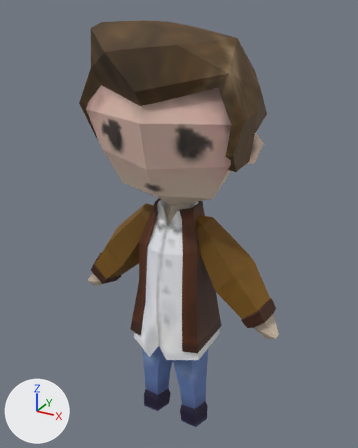
Two versions of the FBX model Assets/Models/character.fbx, one commit apart.
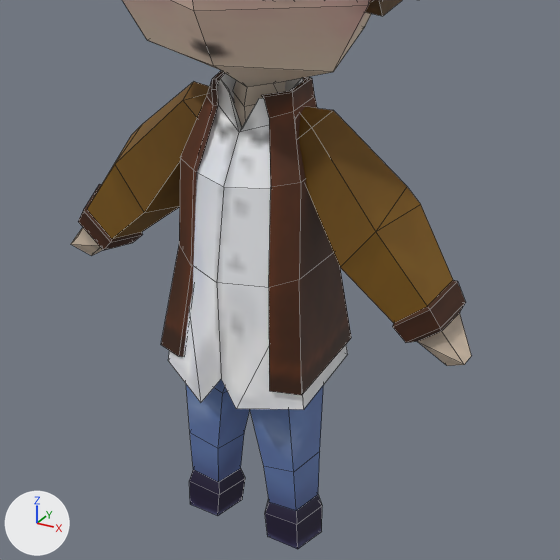
Each version is shown whole from a 50 mm camera at (4.91, -8.68, 9.65) aimed at (0.0, 0.25, 5.19), then close up on the part from 15% to 90% of the width and 37% to 97% of the height. The axes (+X, +Y, +Z) are drawn at lower left. The lights are the same throughout. The close-ups show mesh edges as thin lines.
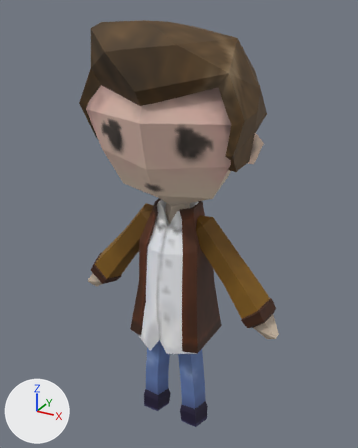
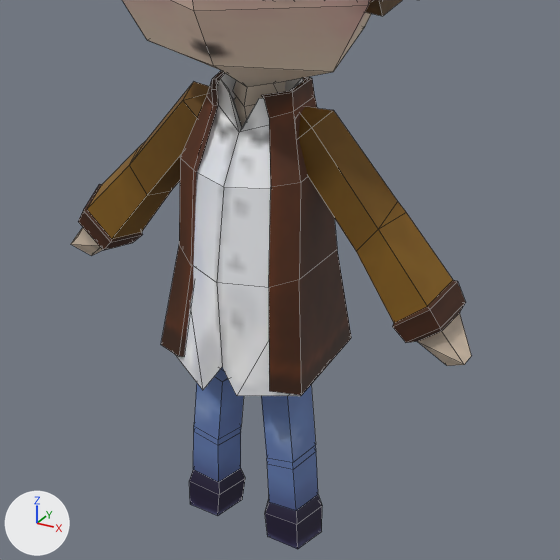
The newer file is also turned or shifted as a whole; pictures and numbers use the older file's frame.

Boxes [x1, y1, x2, y2] around the edits, measured in the close-ups (560 x 560 px; the box of a moved part takes in the faces that stretch with it):
part 1 of me_cylinder_002, moved or reshaped
    both: [234, 93, 255, 127]
part 2 of me_cylinder_002, built on
    before: [168, 266, 348, 511]
    after: [175, 266, 318, 511]
part 3 of me_cylinder_002, moved or reshaped
    before: [87, 82, 197, 239]
    after: [87, 84, 197, 239]
part 4 of me_cylinder_002, moved or reshaped
    both: [299, 111, 453, 323]

What the commit changed:
me_cylinder_002 is used by ob_cylinder_001; location (0.0, 0.0, 0.0).
Verts and faces of me_cylinder_002; kept vertices keep their numbers, new ones are numbered from 344.
Before the commit, vertices of me_cylinder_002: 28 (-0.36, 0.4, 5.04), 29 (0.4, 0.43, 5.04), 30 (0.44, -0.19, 5.04), 31 (-0.32, -0.23, 5.04), 38 (0.06, -0.21, 5.04).
Before the commit, vertices of me_cylinder_002: 166 (-1.31, 0.65, 4.42), 167 (-1.61, 0.28, 4.84) at pixel (142, 124), 168 (-1.55, -0.36, 4.61) at pixel (114, 164), 169 (-1.18, -0.36, 4.1) at pixel (144, 212), 170 (-1.07, 0.24, 3.94).
Before the commit, vertices of me_cylinder_002: 192 (-1.77, 0.28, 4.67) at pixel (131, 134), 193 (-1.48, 0.64, 4.27).
Before the commit, vertices of me_cylinder_002: 203 (1.35, 0.65, 4.42), 204 (1.65, 0.28, 4.84) at pixel (407, 186), 205 (1.59, -0.36, 4.61) at pixel (375, 231), 206 (1.22, -0.36, 4.1) at pixel (340, 267), 207 (1.11, 0.24, 3.94).
Before the commit, vertices of me_cylinder_002: 229 (1.81, 0.28, 4.67) at pixel (420, 204), 230 (1.52, 0.64, 4.27).
me_cylinder_002 had 344 vertices, 327 faces and spanned x -2.51..2.54, y -1.62..1.67, z 0.0..9.42.
me_cylinder_002 now has 364 vertices, 347 faces and spans x -2.51..2.54, y -1.62..1.67, z 0.0..9.42.
Part 1, on me_cylinder_002:
Vertex 28 moves to (-0.18, 0.24, 5.04).
Vertex 29 moves to (0.25, 0.26, 5.04).
Vertex 30 moves to (0.27, -0.09, 5.04).
Vertex 31 moves to (-0.16, -0.11, 5.04).
Vertex 38 moves to (0.05, -0.1, 5.04).
Part 2, on me_cylinder_002:
10 faces are deleted.
28 vertices move from x -0.97..0.95, y -0.77..0.91, z 1.07..2.55 to x -0.92..0.9, y -0.74..0.85, z 1.08..2.69.
20 vertices are added at x -0.78..0.78, y -0.27..0.34, z 1.17..2.22.
30 new faces join them.
Part 3, on me_cylinder_002:
Vertex 166 moves to (-1.35, 0.47, 4.41).
Vertex 167 moves to (-1.54, 0.24, 4.67), pixel (146, 140).
Vertex 168 moves to (-1.5, -0.16, 4.53), pixel (129, 165).
Vertex 169 moves to (-1.27, -0.16, 4.21), pixel (147, 195).
Vertex 170 moves to (-1.2, 0.21, 4.11), pixel (171, 190).
Vertex 192 moves to (-1.64, 0.24, 4.57), pixel (139, 146).
Vertex 193 moves to (-1.46, 0.46, 4.32).
Part 4, on me_cylinder_002:
Vertex 203 moves to (1.39, 0.47, 4.41).
Vertex 204 moves to (1.58, 0.24, 4.67), pixel (397, 201).
Vertex 205 moves to (1.54, -0.16, 4.53), pixel (378, 229).
Vertex 206 moves to (1.31, -0.16, 4.21), pixel (356, 251).
Vertex 207 moves to (1.24, 0.21, 4.11).
Vertex 229 moves to (1.68, 0.24, 4.57), pixel (406, 212).
Vertex 230 moves to (1.5, 0.46, 4.32).
